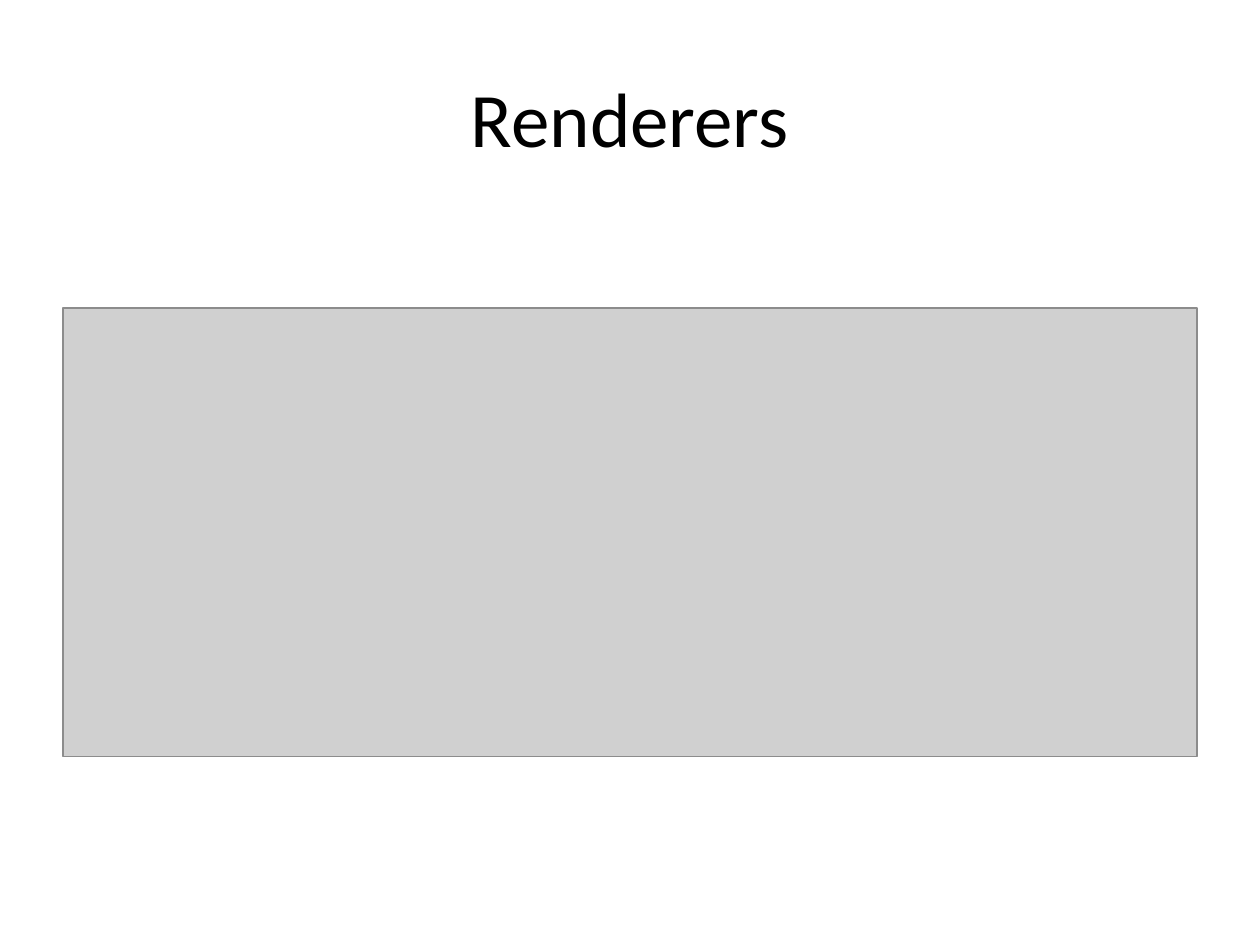
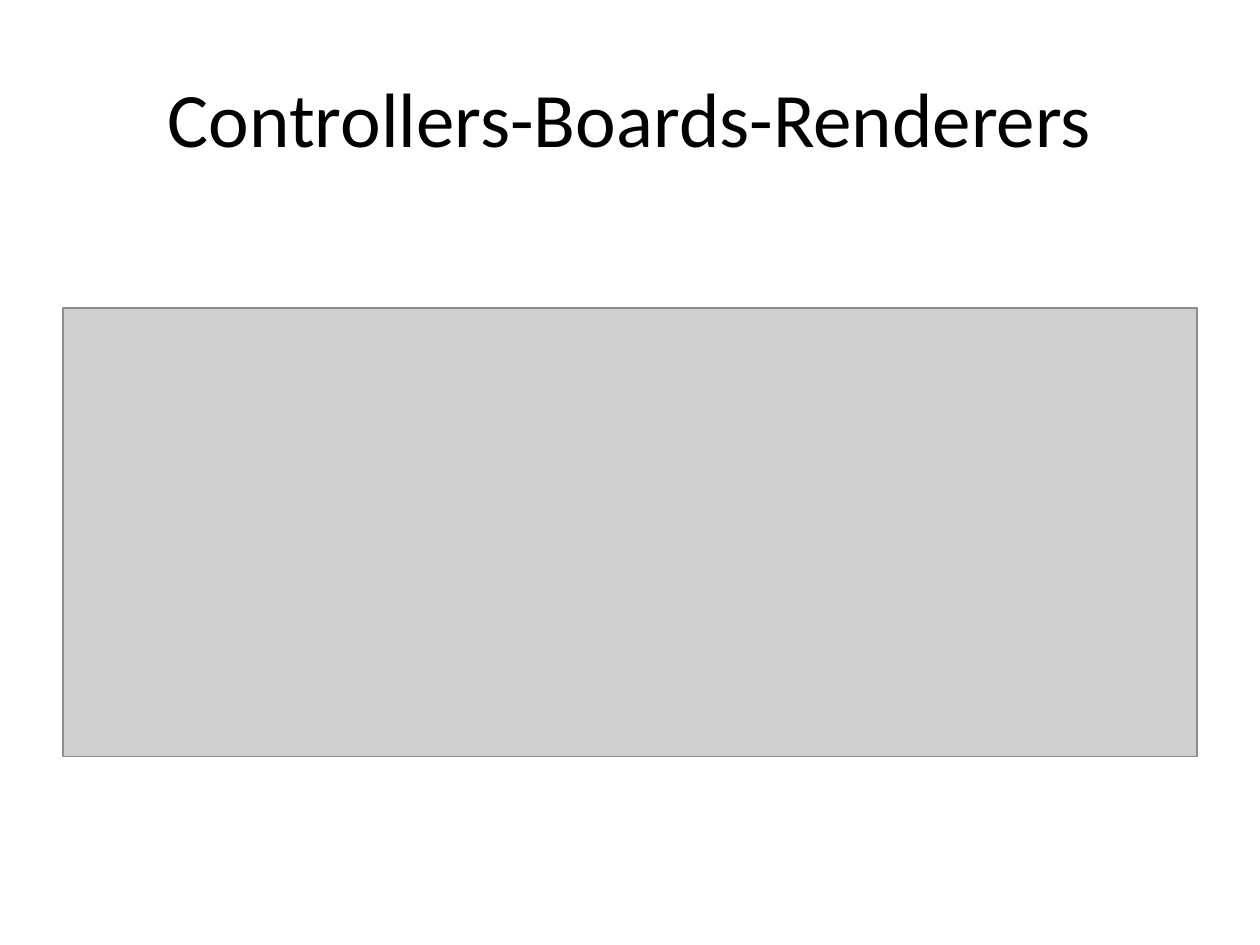
Before and after one commit to skgchn/conways-game-of-life-oop-solid, a slide deck: slide 9 of oop-design-progression.pptx (slide 8 before the commit). Drawn at 1260x945 pixels with LibreOffice and Linux fonts; fonts in the diff are those of the drawing; grey boxes stand for pictures. Boxes give left, top, right and bottom in pixels: in the first picture for what was removed or moved away, otherwise in the second. Text is boxed around its words. In the diff, an @@ line names an element or a change of style, - is before the commit and + after.

Commit message:
Corrected renderers image

```diff
--- a/oop-design-progression.pptx
+++ b/oop-design-progression.pptx
@@ title at [168, 93, 1091, 148]: text changed @@
-Renderers
+Controllers-Boards-Renderers
```
Also in this commit, not shown: 4 other slides changed, 1 slide added, 1 other file.
